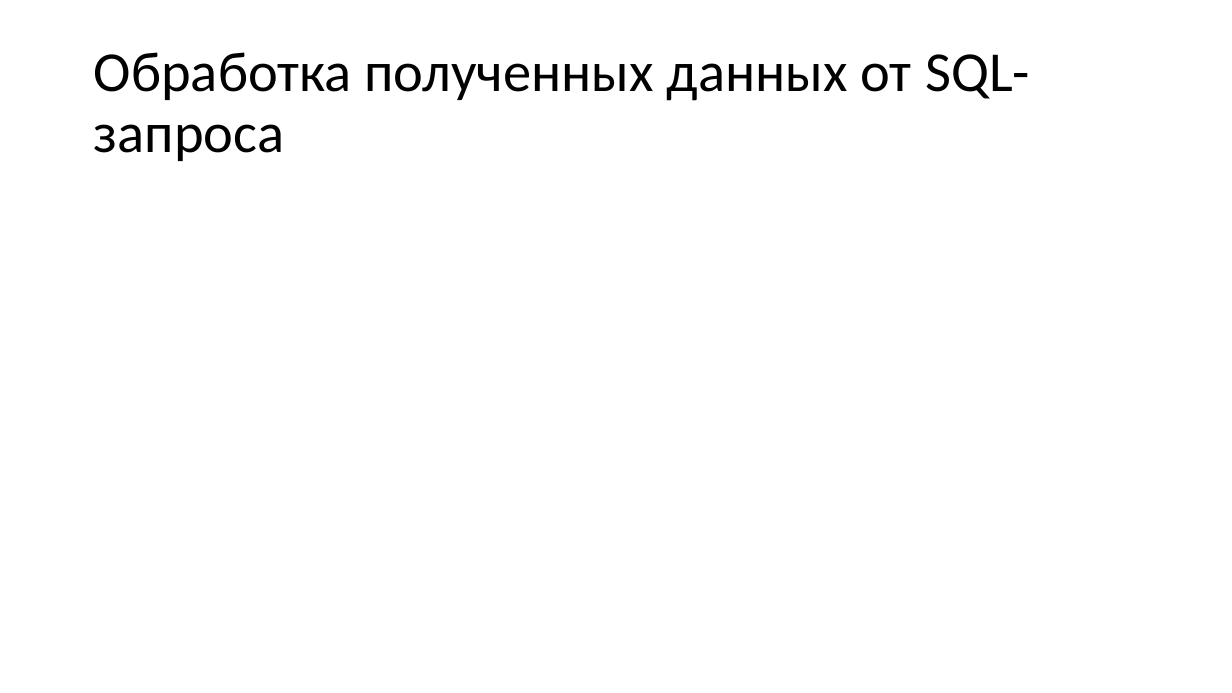
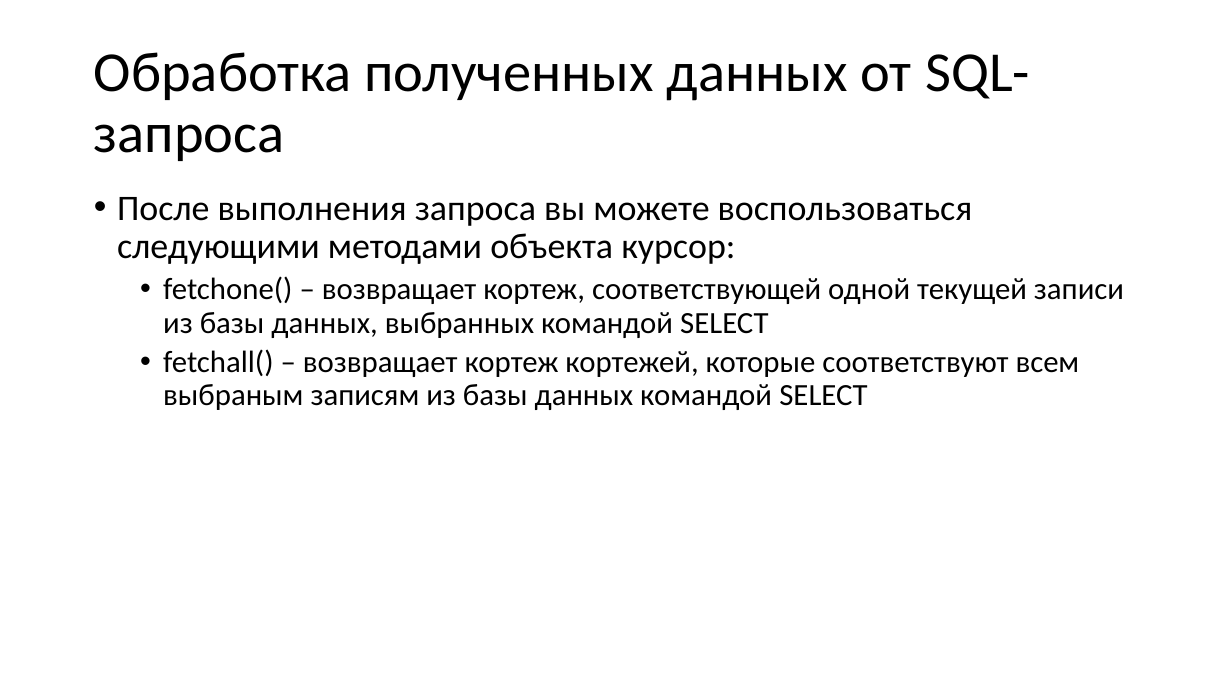
Before and after one commit to paveltsytovich/telegram-course, a slide deck: slide 149 of Presentation/Разработка ботов для телеграмм на Python.pptx. Drawn at 1232x693 pixels with LibreOffice and Linux fonts; fonts in the diff are those of the drawing. Boxes give left, top, right and bottom in pixels: in the first picture for what was removed or moved away, otherwise in the second. Text is boxed around its words. In the diff, an @@ line names an element or a change of style, - is before the commit and + after.

```diff
--- a/Presentation/Разработка ботов для телеграмм на Python.pptx
+++ b/Presentation/Разработка ботов для телеграмм на Python.pptx
@@ text added at (117,197,1124,410), 24 pt, text #000000 @@
+• После выполнения запроса вы можете воспользоваться следующими методами объекта курсор:
+  • fetchone() – возвращает кортеж, соответствующей одной текущей записи из базы данных, выбранных командой SELECT
+  • fetchall() – возвращает кортеж кортежей, которые соответствуют всем выбраным записям из базы данных командой SELECT
```
Also in this commit, not shown: 3 other slides changed, 7 slides added.
